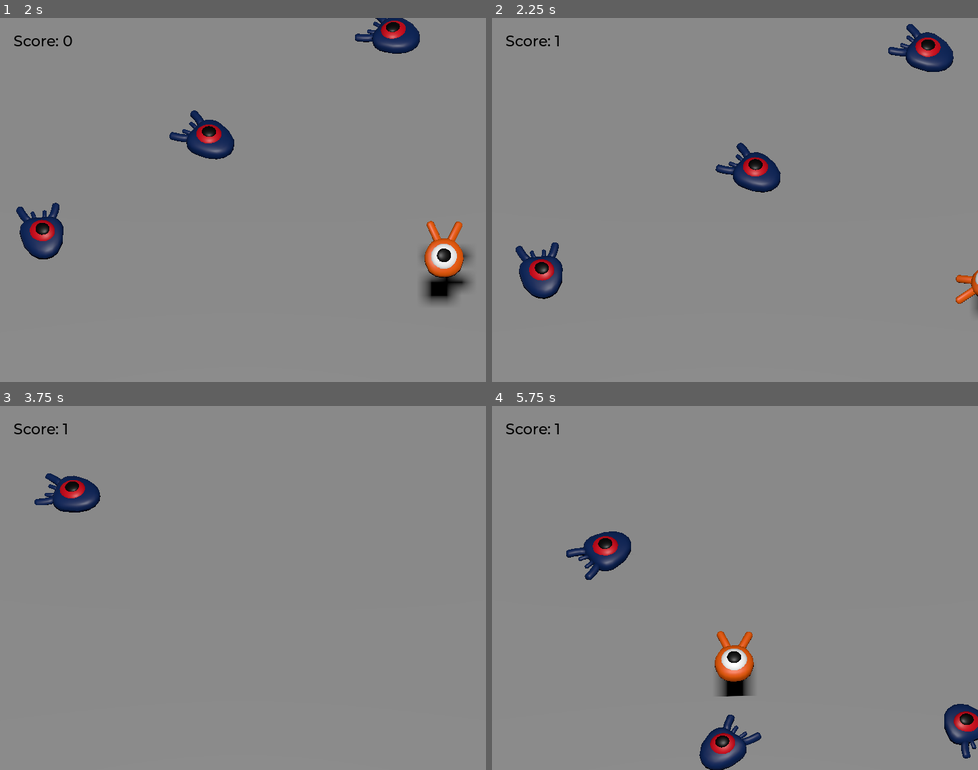
Above: before the commit, frames 1-4 (two rows, left to right).
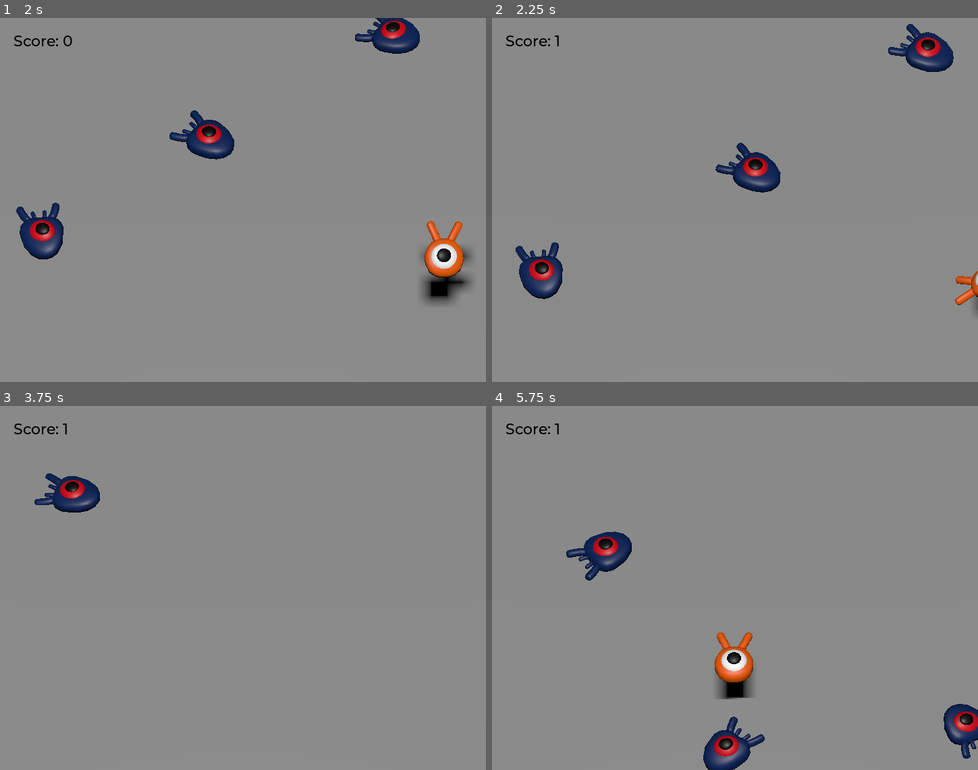
Above: after the commit, the same moments.

Repository: chiangwanyi/godot_04_squash_the_creeps_start
Game: Godot game, scene res://main.tscn
Two runs of this game, one before a commit and one after it. Both use one fixed random seed, a clock stepped at 60 frames per second and the inputs below.
Inputs:
- Up to frame 1 (2 s): tap Enter (ui_accept) at 0.5 s; hold D (move_right) 0.53-1.28 s; tap Space (jump) at 0.77, 1.52 s; hold S (move_down) from 1.28 s (still down)
- Up to frame 2 (2.25 s): release S (move_down) at 2.03 s; hold D (move_right) from 2.03 s (still down)
- Up to frame 3 (3.75 s): release D (move_right) at 2.78 s; hold W (move_up) 2.78-3.53 s; tap Space (jump) at 3.02 s; hold A (move_left) from 3.53 s (still down)
- Up to frame 4 (5.75 s): tap Space (jump) at 3.77, 4.52 s; release A (move_left) at 5.03 s; hold S (move_down) from 5.03 s (still down)

Frame 1 is identical in both runs. In frame 2, 0.1% of the frame differs, in the area x 95-100%, y 69-79%; in frame 3, less than 0.1%; in frame 4, 1.1%, in the area x 15-100%, y 34-100%.

Commit message:
npc碰撞

Diff:
--- a/mob.tscn
+++ b/mob.tscn
@@ -41,6 +41,7 @@
 
 [node name="Mob" type="CharacterBody3D" groups=["mob"]]
 collision_layer = 2
+collision_mask = 0
 script = ExtResource("1_kk26s")
 
 [node name="Pivot" type="Node3D" parent="."]
